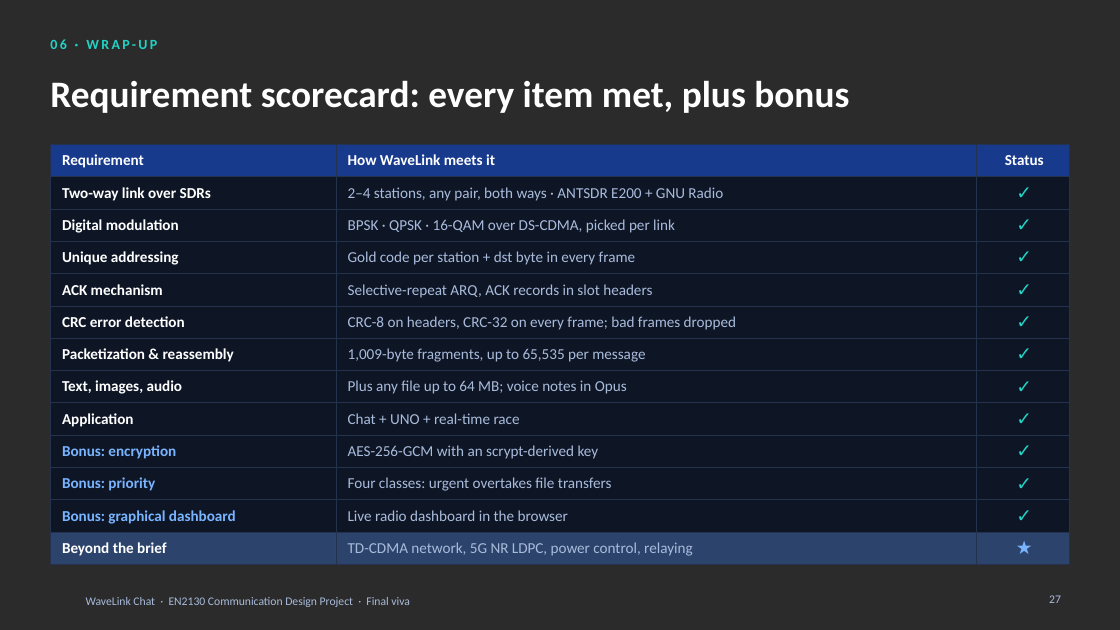
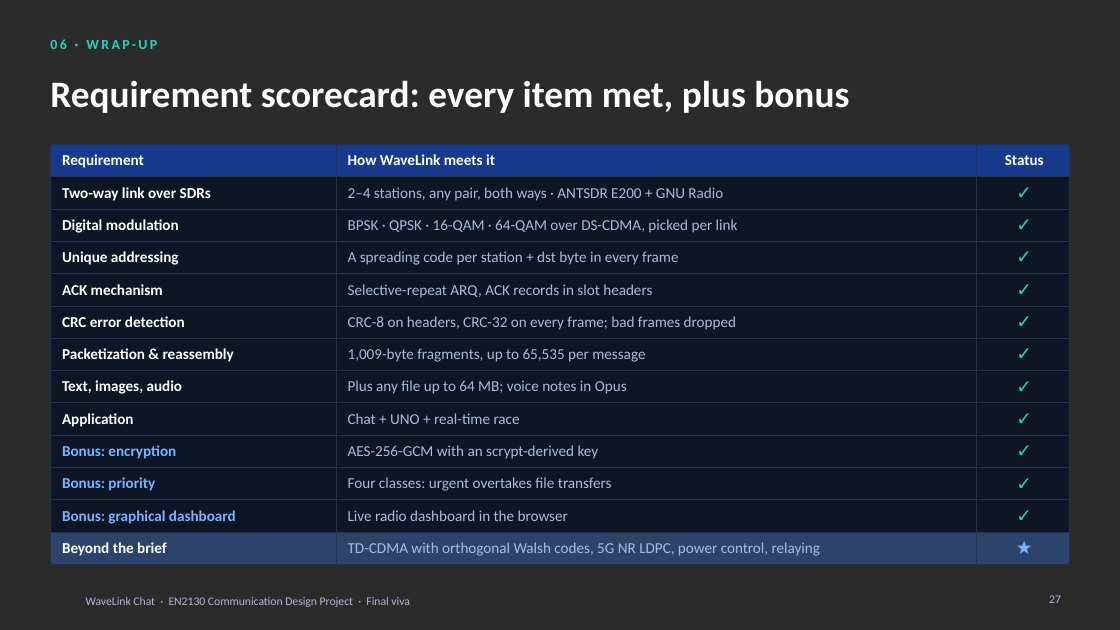
Before and after one commit to pxn-ai/WaveLink, a slide deck: slide 27 of WaveLink_App_Final/WaveLink_Chat_Final_Viva.pptx. Drawn at 1120x630 pixels with LibreOffice and Linux fonts; fonts in the diff are those of the drawing; background and template pictures are left out; a plain dark background stands for a picture behind light text. Boxes give left, top, right and bottom in pixels: in the first picture for what was removed or moved away, otherwise in the second. Text is boxed around its words. In the diff, an @@ line names an element or a change of style, - is before the commit and + after.

```diff
--- a/WaveLink_App_Final/WaveLink_Chat_Final_Viva.pptx
+++ b/WaveLink_App_Final/WaveLink_Chat_Final_Viva.pptx
@@ table at (x1=50, y1=145, x2=1070, y2=560) @@
-row 3, column 2: BPSK · QPSK · 16-QAM over DS-CDMA, picked per link
+row 3, column 2: BPSK · QPSK · 16-QAM · 64-QAM over DS-CDMA, picked per link
-row 4, column 2: Gold code per station + dst byte in every frame
+row 4, column 2: A spreading code per station + dst byte in every frame
-row 13, column 2: TD-CDMA network, 5G NR LDPC, power control, relaying
+row 13, column 2: TD-CDMA with orthogonal Walsh codes, 5G NR LDPC, power control, relaying
```
Also in this commit, not shown: 22 other slides changed, 6 other files.
